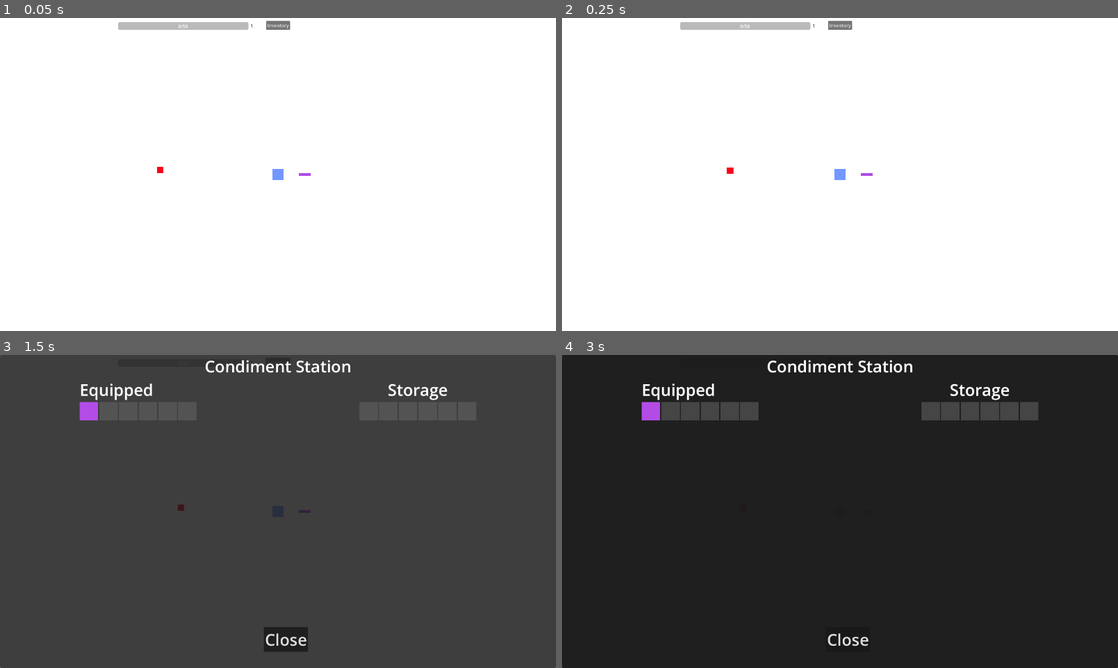
Above: before the commit, frames 1-4 (two rows, left to right).
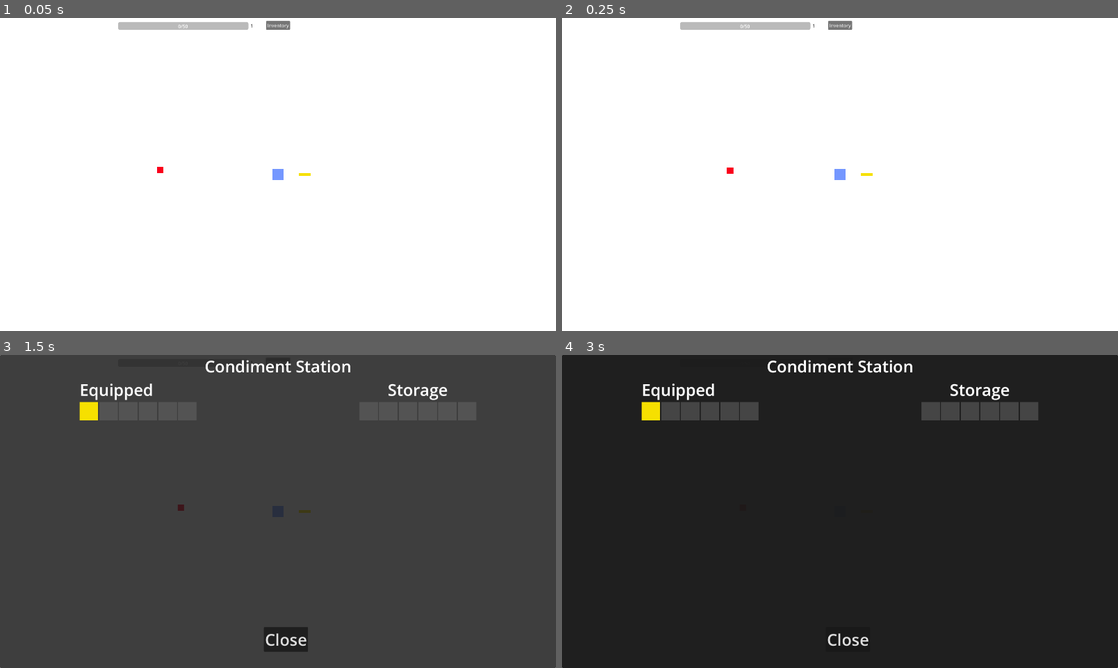
Above: after the commit, the same moments.

Repository: DadImScared/nuggs-and-zuggs-revamped
Game: Godot game, scene res://Scenes/game.tscn
The game is run twice, just before and just after one commit, with the same random seed, the same clock (stepped at 60 frames per second) and the same inputs.
Inputs:
- Up to frame 1 (0.05 s): no input
- Up to frame 2 (0.25 s): no input
- Up to frame 3 (1.5 s): click "Inventory" at 0.5 s; tap Enter at 1.25 s; hold D (right) from 1.28 s (still down)
- Up to frame 4 (3 s): tap Space at 2 s; release D (right) at 2.03 s; hold S (down) 2.03-2.78 s; tap Enter at 2.75 s; hold D (right) from 2.78 s (still down)

The runs differ from the first frame. In frame 1, less than 0.1% of the frame differs, in the area x 53-56%, y 49-51%; in frame 2, less than 0.1%; in frame 3, 0.2%, in the area x 14-56%, y 14-51%; in frame 4, 0.2%.

Commit message:
add tornado sauce
add mesozoic miracle whip

Diff:
--- a/Resources/base_sauce_resource.gd
+++ b/Resources/base_sauce_resource.gd
@@ -43,5 +43,6 @@
 	GROWTH,         # Damage increases over distance
 	RICOCHET,       # Bounces between enemies
 	MARK,           # Mark enemies for bonus damage
-	QUANTUM
+	QUANTUM,
+	TORNADO
 }
--- /dev/null
+++ b/Resources/mesozoic_miracle_whip.tres
@@ -0,0 +1,21 @@
+[gd_resource type="Resource" script_class="BaseSauceResource" load_steps=2 format=3 uid="uid://w8fsl1f7dj7x"]
+
+[ext_resource type="Script" uid="uid://cv0efftypvupm" path="res://Resources/base_sauce_resource.gd" id="1_jomtf"]
+
+[resource]
+script = ExtResource("1_jomtf")
+sauce_name = "Mesozoic Miracle Whip"
+damage = 4.0
+fire_rate = 2.2
+projectile_speed = 180.0
+range = 75.0
+projectile_count = 1
+spread_angle = 0.0
+sauce_color = Color(0.964578, 0.877409, 0, 1)
+description = "Not mayo, but don't tell anyone. Creates tiny tornadoes because it's that whipped up about being authentic."
+special_effect_type = 22
+effect_chance = 0.8
+effect_duration = 1.0
+effect_intensity = 1.3
+synergy_tags = Array[String](["wind", "aoe"])
+metadata/_custom_type_script = "uid://cv0efftypvupm"
--- a/Scenes/enemy.gd
+++ b/Scenes/enemy.gd
@@ -5,6 +5,9 @@
 @onready var health_bar_container = $HealthBarContainer
 @onready var sprite = $Sprite2D
 @onready var health_bar = $HealthBarContainer/HealthBar
+
+var external_velocity_override: bool = false
+var external_velocity: Vector2 = Vector2.ZERO
 
 var health_bar_timer = 0.0
 var health_bar_duration = 3.0
@@ -133,9 +136,21 @@
 
 
 func _physics_process(delta: float) -> void:
-	var direction = global_position.direction_to(player.global_position)
-	velocity = direction * move_speed
+	if external_velocity_override:
+		# Use external velocity (tornado, knockback, etc.)
+		velocity = external_velocity
+		external_velocity_override = false  # Reset for next frame
+	else:
+		# Normal movement toward player
+		var direction = global_position.direction_to(player.global_position)
+		velocity = direction * move_speed
+
 	move_and_slide()
+
+func apply_external_velocity(new_velocity: Vector2):
+	"""Apply external velocity from tornado, knockback, magnetism, etc."""
+	external_velocity = new_velocity
+	external_velocity_override = true
 
 func take_damage(damage: int):
 	health -= damage
--- a/Scenes/enemy.tscn
+++ b/Scenes/enemy.tscn
@@ -8,6 +8,7 @@
 size = Vector2(0.977995, 0.977995)
 
 [node name="Enemy" type="CharacterBody2D" groups=["enemies"]]
+z_index = 15
 scale = Vector2(2.825, 2.825)
 collision_layer = 2
 collision_mask = 2
--- a/Scenes/sauce_projectile.gd
+++ b/Scenes/sauce_projectile.gd
@@ -236,6 +236,8 @@
 		return
 
 	match sauce_resource.special_effect_type:
+		BaseSauceResource.SpecialEffectType.TORNADO:
+			apply_tornado_effect(enemy)
 		BaseSauceResource.SpecialEffectType.QUANTUM:
 			apply_quantum_effect(enemy)
 		BaseSauceResource.SpecialEffectType.BURN:
@@ -421,6 +423,86 @@
 		#create_lightning_visual(current_target.global_position, next_target.global_position)
 		current_target = next_target
 
+func apply_tornado_effect(enemy: Node2D):
+	if randf() > sauce_resource.effect_chance:
+		return  # Tornado didn't trigger
+
+	create_tornado(enemy.global_position, sauce_resource.effect_duration, sauce_resource.effect_intensity)
+
+func create_tornado(position: Vector2, duration: float, intensity: float):
+	# Create the tornado node
+	var tornado = Area2D.new()
+	tornado.global_position = position
+	tornado.collision_layer = 0
+	tornado.collision_mask = 2  # Same as projectiles - detect enemies
+
+	# Add collision shape
+	var collision = CollisionShape2D.new()
+	var shape = CircleShape2D.new()
+	shape.radius = 12.0 * intensity  # Small tornado
+	collision.shape = shape
+	tornado.add_child(collision)
+
+	# Add visual effect
+	var visual = create_tornado_visual(intensity)
+	tornado.add_child(visual)
+
+	# Set up the tornado behavior
+	tornado.set_script(preload("res://Scenes/tornado_effect.gd"))
+	tornado.setup(duration, intensity, get_scaled_damage() * 0.3)  # 30% of projectile damage per pull
+
+	# Defer adding to scene to avoid physics conflicts
+	call_deferred("_add_tornado_to_scene", tornado, duration)
+
+func _add_tornado_to_scene(tornado: Area2D, duration: float):
+	# Add to scene
+	get_tree().current_scene.add_child(tornado)
+
+	# Clean up after duration
+	get_tree().create_timer(duration).timeout.connect(
+		func():
+			if is_instance_valid(tornado):
+				tornado.queue_free()
+	)
+
+
+func create_tornado_visual(intensity: float) -> Node2D:
+
+	var visual_container = Node2D.new()
+
+	for i in range(12):
+		var line = Line2D.new()
+		line.width = 4.0
+		line.default_color = sauce_resource.sauce_color
+		line.default_color.a = 0.6
+
+		var angle_offset = i * PI / 6.0
+		var radius = 12.0 * intensity
+		for j in range(8):
+			var angle = angle_offset + j * 0.6
+			var point_radius = radius * (1.0 - j / 8.0)
+			var point = Vector2(cos(angle) * point_radius, sin(angle) * point_radius)
+			line.add_point(point)
+
+		visual_container.add_child(line)
+
+		var tween = create_tween()
+		tween.set_loops()
+		tween.tween_method(
+			func(angle: float): line.rotation = angle,
+			0.0, TAU, 0.5
+		)
+
+	var center_circle = Line2D.new()
+	center_circle.width = 3.0
+	center_circle.default_color = sauce_resource.sauce_color
+	for i in range(17):
+		var angle = i * TAU / 16.0
+		center_circle.add_point(Vector2(cos(angle) * 5, sin(angle) * 5))
+	visual_container.add_child(center_circle)
+
+	return visual_container
+
 func apply_chaos_effect(enemy: Node2D):
 	var chaos_effects = [
 		BaseSauceResource.SpecialEffectType.BURN,
--- /dev/null
+++ b/Scenes/tornado_effect.gd
@@ -0,0 +1,57 @@
+# Save as Scripts/tornado_effect.gd
+extends Area2D
+
+var pull_force: float = 450.0
+var damage_per_tick: float = 5.0
+var tick_timer: float = 0.0
+var tick_interval: float = 0.2
+
+func setup(duration: float, intensity: float, damage: float):
+	pull_force = 200.0 * intensity
+	damage_per_tick = damage
+
+	body_entered.connect(_on_enemy_entered)
+	body_exited.connect(_on_enemy_exited)
+
+var enemies_in_tornado: Array[Node2D] = []
+
+func _on_enemy_entered(enemy: Node2D):
+	if enemy.is_in_group("enemies"):
+		enemies_in_tornado.append(enemy)
+
+func _on_enemy_exited(enemy: Node2D):
+	enemies_in_tornado.erase(enemy)
+
+func _physics_process(delta: float):
+	tick_timer += delta
+
+	for enemy in enemies_in_tornado:
+		if not is_instance_valid(enemy):
+			enemies_in_tornado.erase(enemy)
+			continue
+
+		var direction = (enemy.global_position - global_position).normalized()
+		var distance = global_position.distance_to(enemy.global_position)
+		var pull_strength = pull_force * delta
+
+		# Reduce pull force when very close to center to prevent getting stuck
+		#if distance < 10.0:  # Within 10 pixels of center
+			#pull_strength *= 0.1  # Much weaker pull
+		#elif distance < 20.0:  # Within 20 pixels
+			#pull_strength *= 0.5  # Half strength
+
+		if enemy is CharacterBody2D:
+			var pull_velocity = -direction * pull_strength
+			if distance < 3.0:  # Too close to center - give them a small push out
+				pull_velocity = direction * pull_strength * 0.5  # Push away from center
+			else:
+				pull_velocity = -direction * pull_strength  # Normal pull toward center
+			# Just override the velocity, let the enemy handle move_and_slide() in its own process
+			if enemy.has_method("apply_external_velocity"):
+				enemy.apply_external_velocity(pull_velocity)
+
+	if tick_timer >= tick_interval:
+		tick_timer = 0.0
+		for enemy in enemies_in_tornado:
+			if is_instance_valid(enemy) and enemy.has_method("take_damage"):
+				enemy.take_damage(damage_per_tick)
--- a/Singletons/inventory_manager.gd
+++ b/Singletons/inventory_manager.gd
@@ -6,7 +6,8 @@
 	#preload("res://Resources/ketchup.tres")
 ]
 var equipped: Array = [
-	preload("res://Resources/quantom_queso.tres")
+	preload("res://Resources/mesozoic_miracle_whip.tres")
+	#preload("res://Resources/quantom_queso.tres")
 	#preload("res://Resources/balsamic_vinegar.tres")
 	#preload("res://Resources/worcestershire.tres")
 	#preload("res://Resources/sriracha.tres")
Not shown, added: Scenes/tornado_effect.gd.uid
